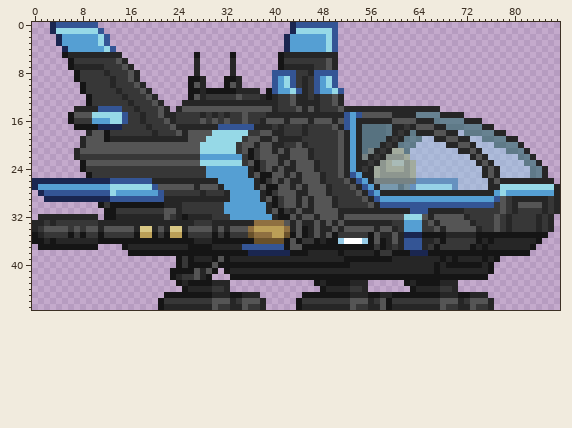
Pixel-art file: vehicles/knightfall_firehawkfighter_standard/Firehawk.ase. This is how it looked before the edit.
88x48 pixels, 1 frame. Colours within 5 levels of each other are drawn and written as one.
The result:
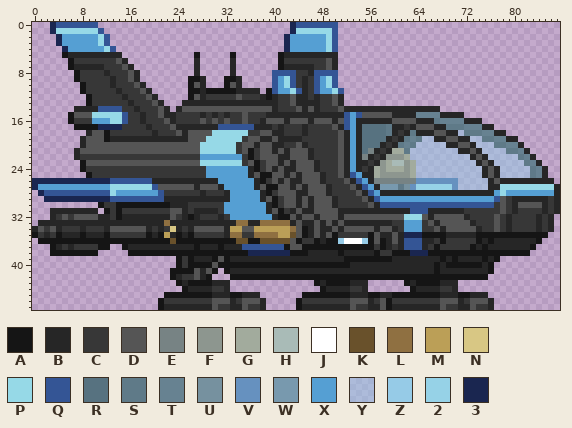
Palette (. is transparent): A #151515  B #262626  C #373737  D #555555  E #778384  F #8d968f  G #a2ab9d  H #a9bbb7  J #ffffff  K #69512b  L #8f7041  M #bb9f57  N #d8c784  P #96d9e7  Q #345595  R #577280  S #5f7a88  T #678291  U #76919f  V #6691bf  W #7899ae  X #559fd3  Y #96cbe782  Z #96cbe7  2 #96d2e7  3 #1a2650
Change:
layer "Missile Rear" now hidden
Layer "Missile":
y 30: x 13 A -> C; x 22 B -> A; x 25 C -> B
y 31: x 3..10 ........ -> BBBBBBBB; x 13..14 AC -> CA; x 22 D -> C; x 24..25 BC -> DB; x 27..30 CCCC -> BBBB
y 32: x 1..2 BB -> ..; x 4..14 BBBBBBB.AAB -> CDCDDDDBBCA; x 22..26 DCBAB -> BDCBA; x 28..29 BB -> CC; x 31 C -> B
y 33: x 0 B -> .; x 2 C -> B; x 4..10 CCCCCCC -> BBBBBBB; x 22 B -> L; x 27..29 CCC -> BBB; x 34..35 BB -> LL; x 37 L -> B; x 42 D -> L
y 34: x 1..2 CD -> DC; x 4..5 DD -> BC; x 7..12 DCDDBD -> CBCCCB; x 17..22 BNNBDB -> DDBCBC; x 24..26 NBD -> BCB; x 30 B -> D; x 33..34 DD -> MM; x 36 L -> D; x 42..43 LB -> ML
y 35: x 1..2 BC -> CB; x 4..7 CCAC -> ABBB; x 9..12 CCAC -> BBBA; x 17..26 AMMACAMMAC -> CCABAMBABA; x 30 A -> C; x 32..34 ACC -> BLL; x 36 K -> C; x 40 M -> L; x 42..43 KA -> MK
y 36: x 0 A -> .; x 2 B -> A; x 4..10 BBBBBBB -> AAAAAAA; x 23 A -> K; x 27..29 BBB -> AAA; x 34..35 AA -> KK; x 37 K -> A; x 42 A -> K
y 37: x 1..2 AA -> ..; x 4..12 AAAAAAA.. -> BCBCCCCAA; x 26 A -> B; x 28..29 AA -> BB; x 31 B -> A
y 38: x 3..10 ........ -> AAAAAAAA
Where, in picture pixels (left, top, right, bottom), the same in both pictures:
changed: (32, 202, 296, 256)
